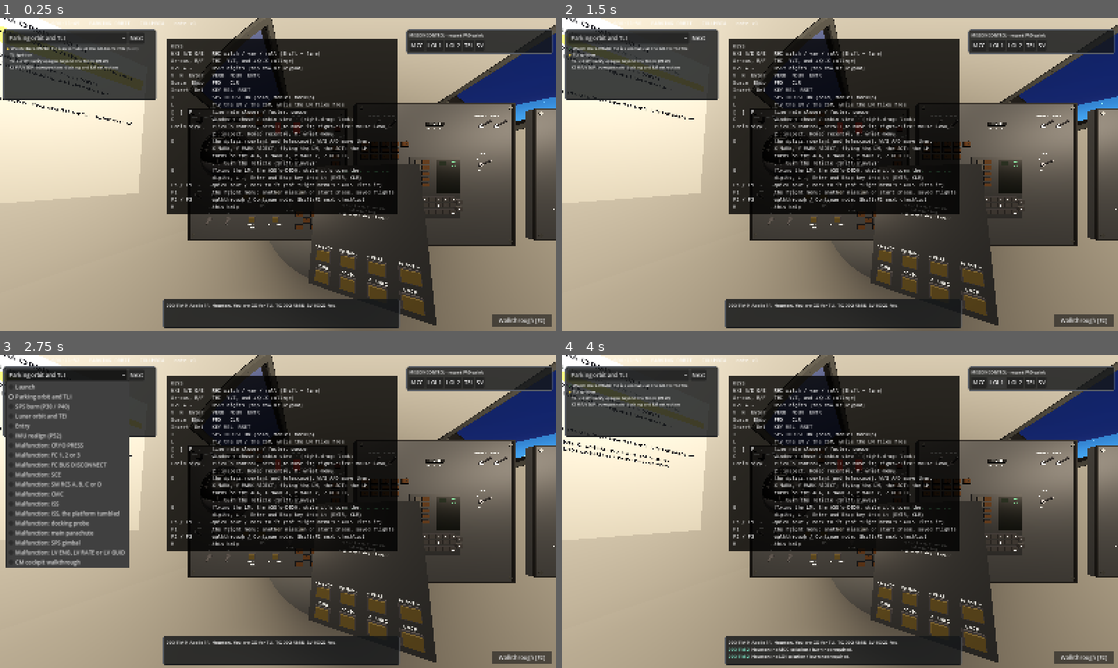
Above: before the commit, frames 1-4 (two rows, left to right).
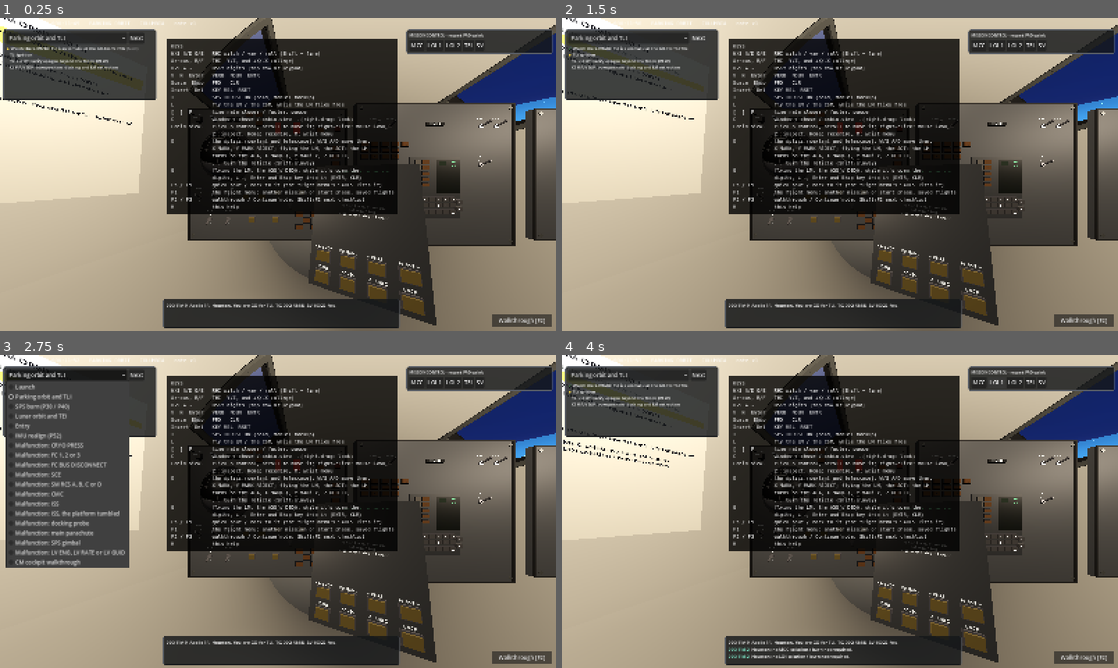
Above: after the commit, the same moments.

Repository: scomofo/apollo-csm-sim
Game: Godot game, scene res://scenes/main.tscn
Same seed, same stepped clock (60 frames per second), same inputs: the game is played once before the commit and once after it.
Inputs:
- Up to frame 1 (0.25 s): no input
- Up to frame 2 (1.5 s): click "Next" at 0.5 s; click "Next" at 1.25 s
- Up to frame 3 (2.75 s): click "Parking orbit and TLI" at 2 s
- Up to frame 4 (4 s): click "MCC" at 2.75 s; click "LOI-1" at 3.5 s

The runs differ from the first frame. In frame 1, 0.2% of the frame differs, in the area x 34-100%, y 28-68%; in frame 2, 0.2%; in frame 3, 0.2%; in frame 4, 0.2%.

Commit message:
Optimize panel text sizing, visual fidelity, CI workflows, and Apollo 17
- Adjust caption and legend font sizing and offsets in cockpit_layout.gd
  to eliminate text overlap on control panel switches and labels.
- Refine cabin materials, couch frame geometry, floodlighting, and atmosphere
  limb glow in cabin_materials.gd, cm_cabin.gd, and atmosphere.gdshader.
- Restrict push workflow triggers in .github/workflows/ci.yml to main and
  tags, and consolidate scenario matrix jobs from 18 to 6 parts.
- Implement Milestone 12d for Apollo 17 (CSM America, LM Challenger,
  Taurus-Littrow landing site, night launch on AS-512, direct rendezvous).
- Fix GDScript warnings in trajectory.gd, moon_gravity.gd, and gaze_tooltip.gd.

Co-authored-by: scomofo <159295352+scomofo@users.noreply.github.com>

Diff:
--- a/src/cabin/cockpit_layout.gd
+++ b/src/cabin/cockpit_layout.gd
@@ -42,8 +42,8 @@
 	"deda": {"scene": "res://scenes/instruments/cabin_deda.tscn", "control": false, "takes": ["group"], "half_mm": Vector2(75, 85)},
 }
 ## Printed lettering, capital height (m) [estimated].
-const CAPTION_HEIGHT := 0.0055
-const LEGEND_HEIGHT := 0.0042
+const CAPTION_HEIGHT := 0.0036
+const LEGEND_HEIGHT := 0.0026
 
 var rows: Array[Dictionary] = []
 ## channel (or pattern) -> its channels.csv row.
@@ -386,26 +386,26 @@
 			lens.shaded = true
 			return
 		"toggle":
-			_caption(panel, r, at + Vector3(0, 38 * mm, 0.001), 60 * mm, VERTICAL_ALIGNMENT_BOTTOM)
+			_caption(panel, r, at + Vector3(0, 28 * mm, 0.001), 45 * mm, VERTICAL_ALIGNMENT_BOTTOM)
 			var labels: PackedStringArray = node.get("labels")
 			var n: int = node.get("positions")
-			_legend(panel, r, 0, labels[n - 1], at + Vector3(0, 22 * mm, 0.001))
-			_legend(panel, r, 1, labels[0], at + Vector3(0, -22 * mm, 0.001))
+			_legend(panel, r, 0, labels[n - 1], at + Vector3(0, 16 * mm, 0.001))
+			_legend(panel, r, 1, labels[0], at + Vector3(0, -16 * mm, 0.001))
 			if n == 3:
 				var mid := _legend(panel, r, 2, labels[1], at + Vector3(12 * mm, 0, 0.001))
 				mid.horizontal_alignment = HORIZONTAL_ALIGNMENT_LEFT
 		"rotary":
-			_caption(panel, r, at + Vector3(0, -30 * mm, 0.001), 70 * mm, VERTICAL_ALIGNMENT_TOP)
+			_caption(panel, r, at + Vector3(0, -25 * mm, 0.001), 50 * mm, VERTICAL_ALIGNMENT_TOP)
 			var labels: PackedStringArray = node.get("labels")
 			for i in int(node.get("positions")):
 				var a := deg_to_rad(float(node.get("start_angle_deg")) + float(node.get("detent_deg")) * i)
-				_legend(panel, r, i, labels[i], at + Vector3(sin(a), cos(a), 0.0) * 26 * mm + Vector3(0, 0, 0.001))
+				_legend(panel, r, i, labels[i], at + Vector3(sin(a), cos(a), 0.0) * 20 * mm + Vector3(0, 0, 0.001))
 		"pushbutton":
-			_caption(panel, r, at + Vector3(0, -18 * mm, 0.001), 60 * mm, VERTICAL_ALIGNMENT_TOP)
+			_caption(panel, r, at + Vector3(0, -15 * mm, 0.001), 45 * mm, VERTICAL_ALIGNMENT_TOP)
 		"fdai":
-			_caption(panel, r, at + Vector3(0, -60 * mm * node.scale.x, 0.001), 120 * mm, VERTICAL_ALIGNMENT_TOP)
+			_caption(panel, r, at + Vector3(0, -50 * mm * node.scale.x, 0.001), 100 * mm, VERTICAL_ALIGNMENT_TOP)
 		_:
-			_caption(panel, r, at + Vector3(0, -14 * mm, 0.001), 70 * mm, VERTICAL_ALIGNMENT_TOP)
+			_caption(panel, r, at + Vector3(0, -12 * mm, 0.001), 50 * mm, VERTICAL_ALIGNMENT_TOP)
 
 
 func _caption(panel: Node3D, r: Dictionary, at: Vector3, width: float, valign: VerticalAlignment) -> Label3D:
